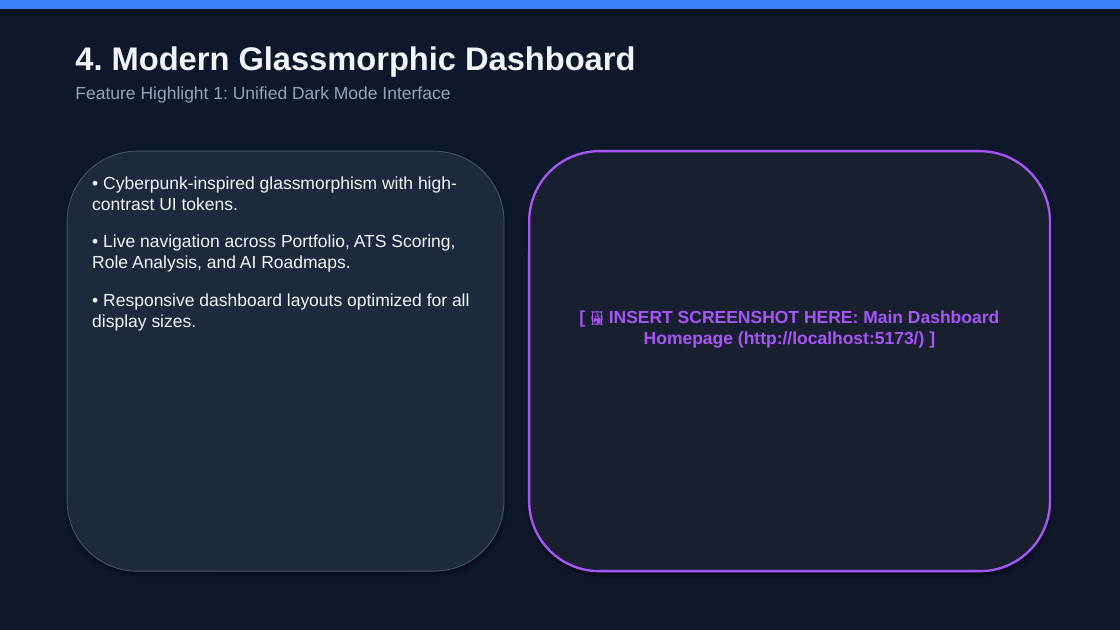
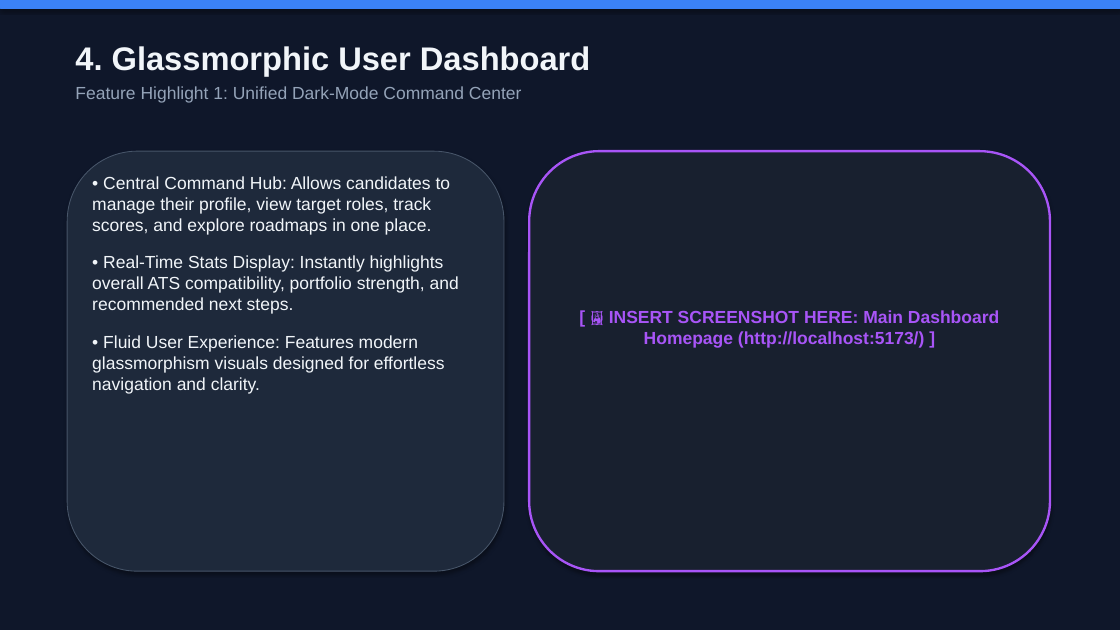
Before and after one commit to RudranshKadiveti/Team-Placebo, a slide deck: slide 5 of CareerPilot_AI_Presentation.pptx. Drawn at 1120x630 pixels with LibreOffice and Linux fonts; fonts in the diff are those of the drawing. Boxes give left, top, right and bottom in pixels: in the first picture for what was removed or moved away, otherwise in the second. Text is boxed around its words. In the diff, an @@ line names an element or a change of style, - is before the commit and + after.

```diff
--- a/CareerPilot_AI_Presentation.pptx
+++ b/CareerPilot_AI_Presentation.pptx
@@ text at <box>75,46,590,103</box>: text changed @@
-4. Modern Glassmorphic Dashboard
-Feature Highlight 1: Unified Dark Mode Interface
+4. Glassmorphic User Dashboard
+Feature Highlight 1: Unified Dark-Mode Command Center
@@ text at <box>92,176,459,394</box>: text changed @@
-• Cyberpunk-inspired glassmorphism with high-contrast UI tokens.
-• Live navigation across Portfolio, ATS Scoring, Role Analysis, and AI Roadmaps.
-• Responsive dashboard layouts optimized for all display sizes.
+• Central Command Hub: Allows candidates to manage their profile, view target roles, track scores, and explore roadmaps in one place.
+• Real-Time Stats Display: Instantly highlights overall ATS compatibility, portfolio strength, and recommended next steps.
+• Fluid User Experience: Features modern glassmorphism visuals designed for effortless navigation and clarity.
```
Also in this commit, not shown: 7 other slides changed, 6 slides added, 7 slides removed, 1 other file.
